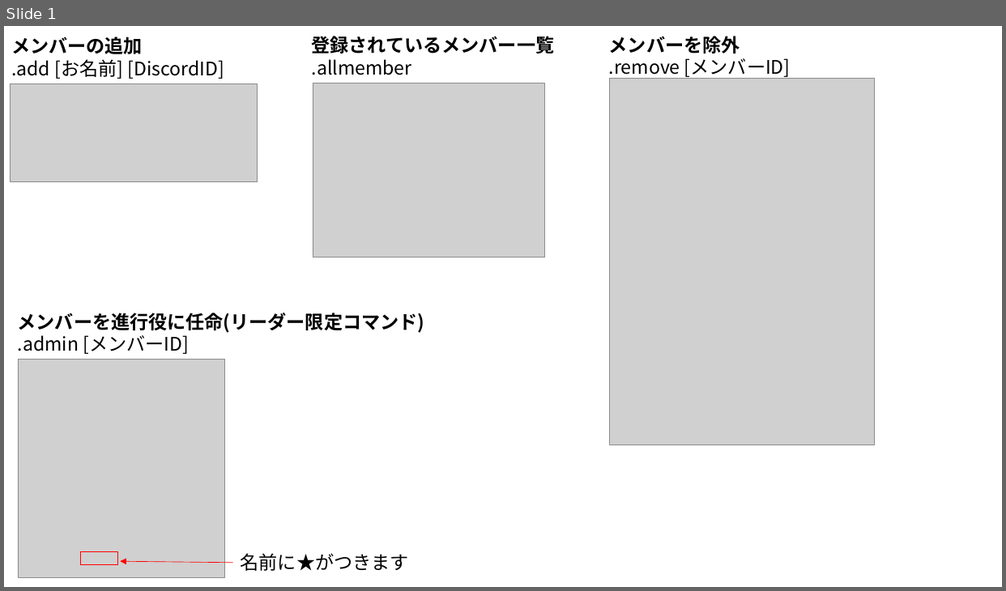
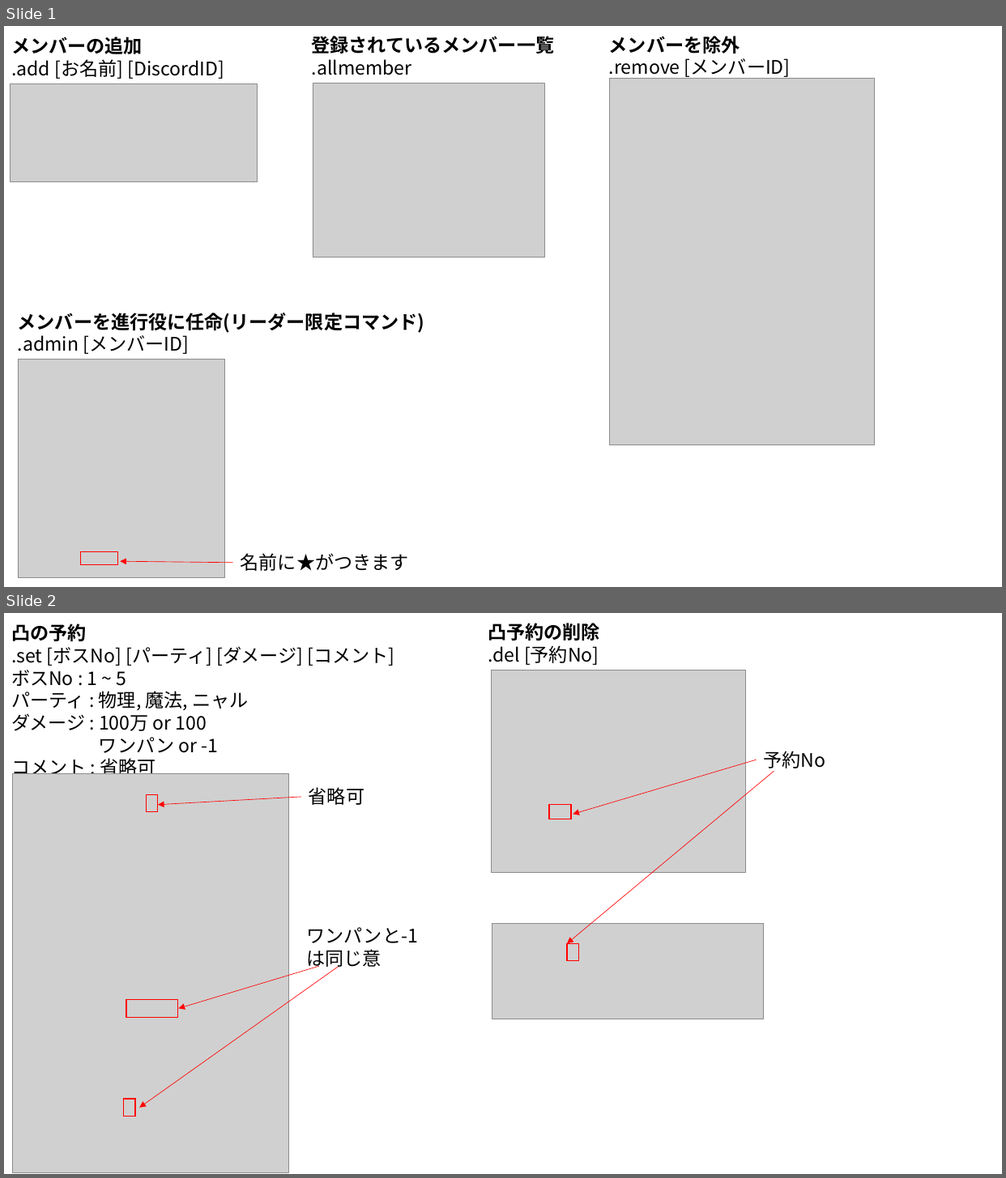
Before and after one commit to UtsumiYoji/Yunibot, a slide deck: コマンド一覧.pptx. Shown one above the other, each under a label of ours: slide 1 before the commit, slides 1 and 2 after it. The pictures are 1006x591 and 1006x1178 pixels, drawn with LibreOffice and Linux fonts; fonts in the diff are those of the drawing; grey boxes stand for pictures. Boxes give left, top, right and bottom in pixels: in the first picture for what was removed or moved away, otherwise in the second. Text is boxed around its words. In the diff, an @@ line names an element or a change of style, - is before the commit and + after.

```diff
--- a/コマンド一覧.pptx
+++ b/コマンド一覧.pptx
@@ slide 2 added at (4,613,1002,1174), background #FFFFFF @@
@@ text added at (11,624,394,779), 18 pt, text #000000 @@
+凸の予約
+.set [ボスNo] [パーティ] [ダメージ] [コメント]
+ボスNo : 1 ~ 5
+パーティ : 物理, 魔法, ニャル
+ダメージ : 100万 or 100
+ワンパン or -1
+コメント : 省略可
@@ text added at (488,623,600,665), 18 pt, text #000000 @@
+凸予約の削除
+.del [予約No]
@@ picture added at (491,670,746,873) @@
@@ text added at (764,751,826,769), 18 pt, text #000000 @@
+予約No
@@ picture added at (13,774,289,1173) @@
@@ arrow added from (774, 771) to (567, 944), #FF0000 0.5 pt @@
@@ arrow added from (756, 760) to (573, 815), #FF0000 0.5 pt @@
@@ rectangle added at (147,795,158,812), outline #FF0000 1 pt @@
@@ arrow added from (301, 797) to (158, 805), #FF0000 0.5 pt @@
@@ text added at (309,787,364,805), 18 pt, text #000000 @@
+省略可
@@ rectangle added at (549,805,571,820), outline #FF0000 1 pt @@
@@ text added at (307,927,418,943), 18 pt, text #000000 @@
+ワンパンと-1は同じ意
@@ picture added at (492,924,764,1020) @@
@@ rectangle added at (567,944,579,961), outline #FF0000 1 pt @@
@@ arrow added from (339, 966) to (139, 1108), #FF0000 0.5 pt @@
@@ arrow added from (319, 966) to (178, 1009), #FF0000 0.5 pt @@
@@ rectangle added at (126,1000,177,1017), outline #FF0000 1 pt @@
@@ rectangle added at (124,1099,136,1116), outline #FF0000 1 pt @@
```
Also in this commit, not shown: 2 slides changed, 1 other slide added, 6 other files.
